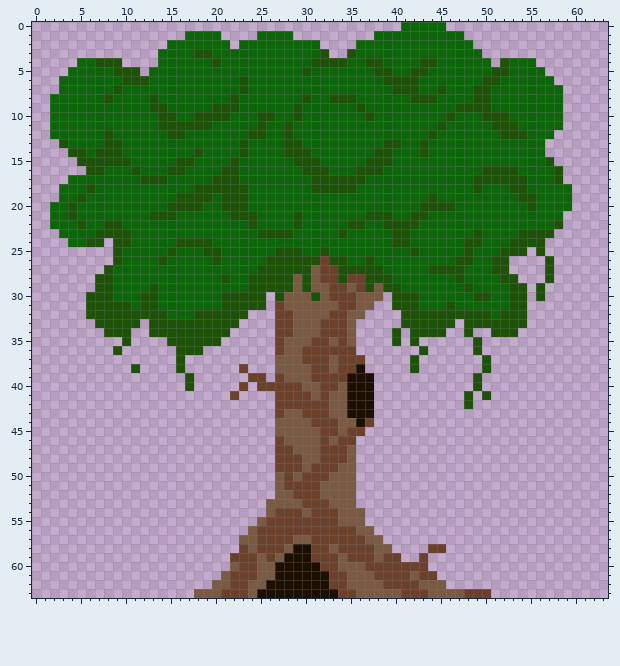
File history of a pixel-art sprite, Assets/Textures/Tree.png. That is the earlier state.
The file is 64x64 pixels.
After the commit:
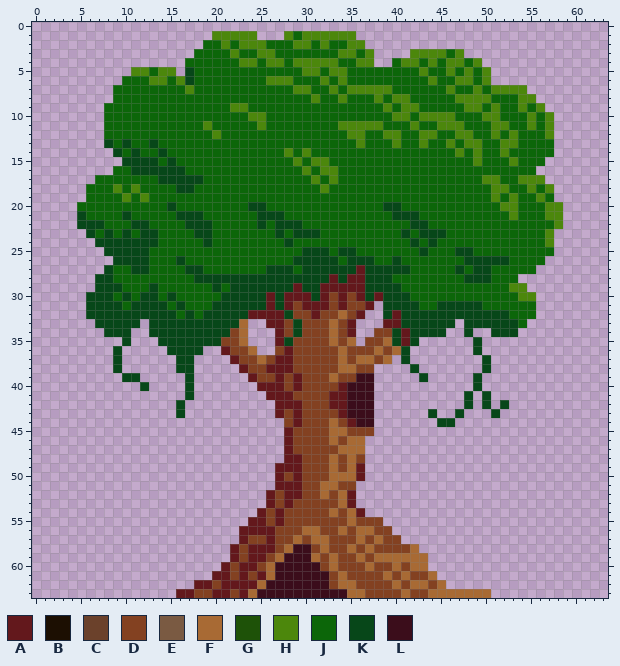
Palette (. is transparent): A #63181c  B #1c0f02  C #6b412b  D #834121  E #7a5a42  F #a86a34  G #1e5208  H #4c870c  J #0c6609  K #074719  L #3b0d1b
Change:
Changed rows in their new state; - is an unchanged pixel.
first column x 2:
 0 ---------------------------------------.....--------------
 1 ---------------...HHHHH...HJHHHHHH--..........------------
 2 -------------....--HJHHH---HH-HJJHH............-----------
 3 ------------....JJ--H--HH-----JJHH-H....HHHH-H..----------
 4 ---.....----...---J--HH-HH-HHHHHJ-HH..-HHJH-HH-H.-....----
 5 --.......HH-HH.K------------HH-HH---JJ--JH--H-H-H......---
 6 -.......JJJHH-HK-----J--HHH---H-H----JJJJ-H--HH-H.......--
 7 -......J-------H-----J-----HH--H-HHHHHJJJ--JH--HJHHHH....-
 8 .......----J--------J-------JH-JHJ--H-HHJJJ--HHHH---HH...-
 9 ......-----JJ-----JJHH-----J------J--H-HH----JHHJH--H-H..-
10 ......------JJ--JJJJ--HHJ--J-------J--HH-HHHH---HHJ--H-H.-
11 ......------JJJJJH-----H--J-----HHHHH---H--HHH---HHJ-H-H.-
12 ......J------JJ---H---JJ--J------HH--HH--HH--HH--HJHJ--H--
13 -.....KJK--K---------J----JJ------H--JH--H--H-HH--HH---J--
14 --.....K-K--K---J----J----HJH-------JJ---J---H-H--H----J--
15 ---.....KKKK-KJJ----J------HJHH----JJJ---------H---H---.--
16 ----...--KKKKKK----JJ-------HJHH--JJJ-----------JJJJ--...-
17 --...-----JJKKKKK-JJJ--------HJHJJJ------------JHHJJHHH..-
18 -...J--H-H----KKJJJJJJ-------JHJJJ-------------J-HHJJH-H..
19 -...----H-H---JJJJ-JJJ--------------------J------H-HJJH-..
20 ...----------KJJJ--JJJKK-------------KK--JJJJ-----HH-J-HH.
21 ...K----K--JJJKKK---JJJKKK-J-------JJJKKKJ---------H---HH-
22 ...KKKJJ-KK----KKK----JK-KKK-----JJ--JJJKK--------------H-
23 -...KJKJK-KK----KK-----JJKJKKK--J-----JK-KKK---J----JJJH--
24 --...KKKKKKK--JJJK--------K-----------JJK-K---JJ---JJJJH--
25 ------KKKKK--J---JJ------JJJKKK-KK------JK---KK---JJJJJJ--
26 -------KKKK-J-K---J-----JJJKKKKKJKKK--K------JKKKKKJJJJ.--
27 ------K--KK----KK------JKKKJKKKKKKAKKKKK--JJJK-KKJJJJJ-.--
28 -----KK---------KKKKKKKKKKKKKKKAKAAKKK-------JKKK-JJ---.--
29 -----KKK---K------K-KKKKKKKAKKAAAAAKKKK-------J----HH-.---
30 ----KKK-K-KK-K-----KKKKKAKAAAKADADAKAKKKJ------JJ--JHH.---
31 ----KKKKJKKKK-K---KKKKKKAKADAAADADDA-KKKK--KKKKK---JJJ----
32 ----KKKKKKKKKK-KJKKKKKAAAAKDDADDFDA--KAKKKKKKKKKKKKJJJ----
33 -----KKKKK-KKKKKKKKKKF--AADKDDDFDA---AAKKKKKK-KKKKKKJ-----
34 ------KKK--KKKKKKKKKDF---ADKDDDFDA--DDKAKKKK--K--KKK------
35 --------K---KKKKKKKDDF---AKDDDDFDF-DDFKAK------K----------
36 -------K-----KKKK--ADDF--DADDDDDFDDDFDFK-.-----K----------
37 -------K------KK----ADDFDAADDDDDFDFFDF-K.-------K---------
38 -------K-.----KK-----ADDAAADDDDDFFDD----K-------K---------
39 --------KK-----K------ADDADADDDFDDLL-----K-----K----------
40 ----------K----K-----.-AAADADDDDALLL-----------K----------
41 ---------------K----.---AAADDDDAALLL----------K-K---------
42 --------------K----------AAADDDAALLL----------K-K-K-------
43 --------------K----------ADADDDDALLL------K--K---K--------
44 -------------------------.DADDDFDALL-------KK-------------
45 -------------------------.ADDDDFFDDD----------------------
46 -------------------------.ADDDDFDFF-----------------------
47 -------------------------.ADDDDDFFF-----------------------
48 -------------------------.AADDDFDFD-----------------------
49 -------------------------AAADDDFDFA-----------------------
50 -------------------------ADADDDFFFA-----------------------
51 -------------------------AAADDFFDD------------------------
52 ------------------------ADAADDFDFA------------------------
53 ------------------------ADADDDDDFA------------------------
54 -----------------------ADADDDDDFDFA-----------------------
55 ----------------------AADADDDDDDDFDDD---------------------
56 ---------------------AAAADDDFFDDFDFFDD--------------------
57 ---------------------ADDADDFDFFDDDFDFDD-------------------
58 --------------------ADAAADFLLDFDDFDFDDDDF-..--------------
59 --------------------ADAADFLLLFDFDDFDFFFFFF----------------
60 -------------------ADAADFLLLLLDFDDDFDDFDFF----------------
61 ------------------AADADAFLLLLLLDFDDDDFDFDDF---------------
62 ----------------AADAAAAFLLLLLLLDFFDDDDFDFFDF--------------
63 --------------AADDAADAFLLLLLLLLLLFFDDDDFDDFFFFFFF---------
Pixel boxes of the changes (left, top, right, bottom) in both pictures:
changed: (50, 22, 572, 598)
